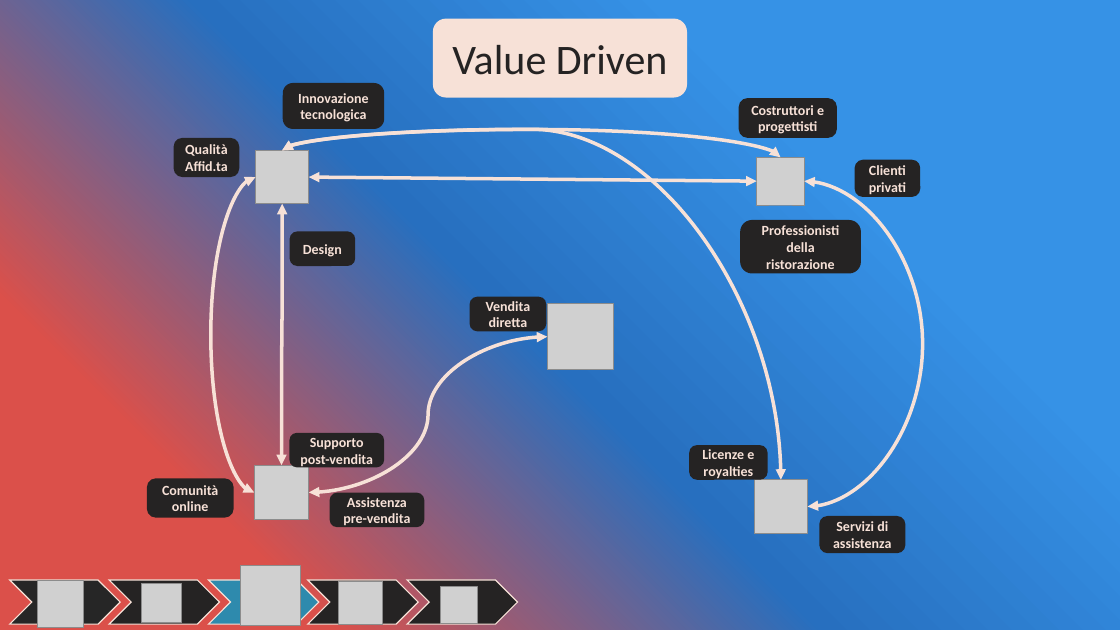
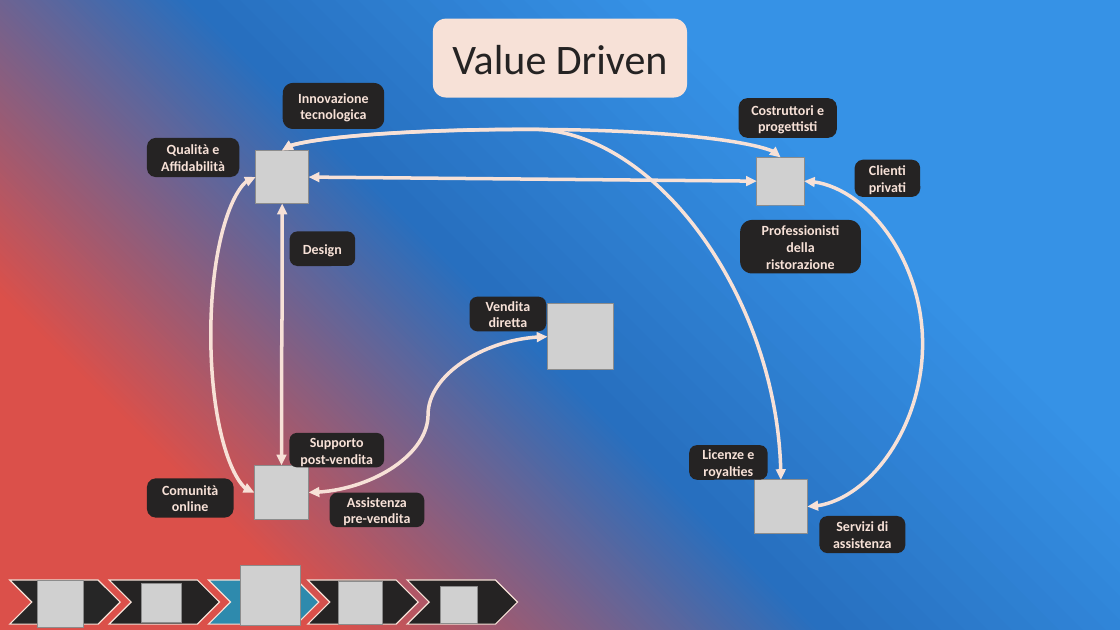
Before and after one commit to OMGitsDrake/PWEOA23-IDueMoschettieri, a slide deck: slide 11 of Elica [I Due Moschettieri].pptx. Drawn at 1120x630 pixels with LibreOffice and Linux fonts; fonts in the diff are those of the drawing; grey boxes stand for pictures. Boxes give left, top, right and bottom in pixels: in the first picture for what was removed or moved away, otherwise in the second. Text is boxed around its words. In the diff, an @@ line names an element or a change of style, - is before the commit and + after.

```diff
--- a/Elica [I Due Moschettieri].pptx
+++ b/Elica [I Due Moschettieri].pptx
@@ rounded rectangle "Qualità e": place and size @@
-rounded rectangle "Qualità e" at (174, 138, 239, 177)
+rounded rectangle "Qualità e" at (147, 138, 239, 177)
@@ text in rounded rectangle at (161, 144, 225, 171): text changed @@
-Qualità
-Affid.ta
+Qualità e
+Affidabilità
```
Also in this commit, not shown: 3 other slides changed.
